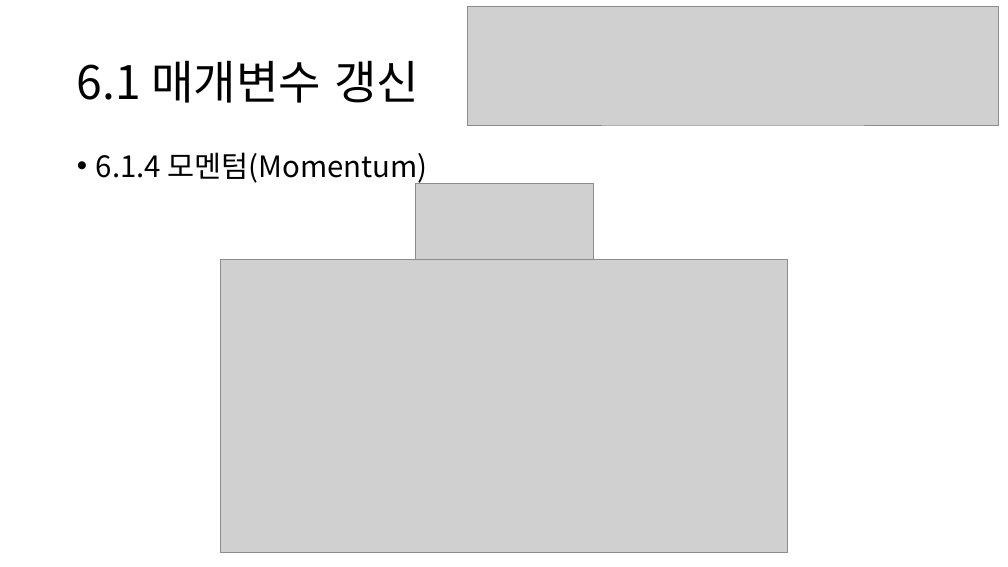
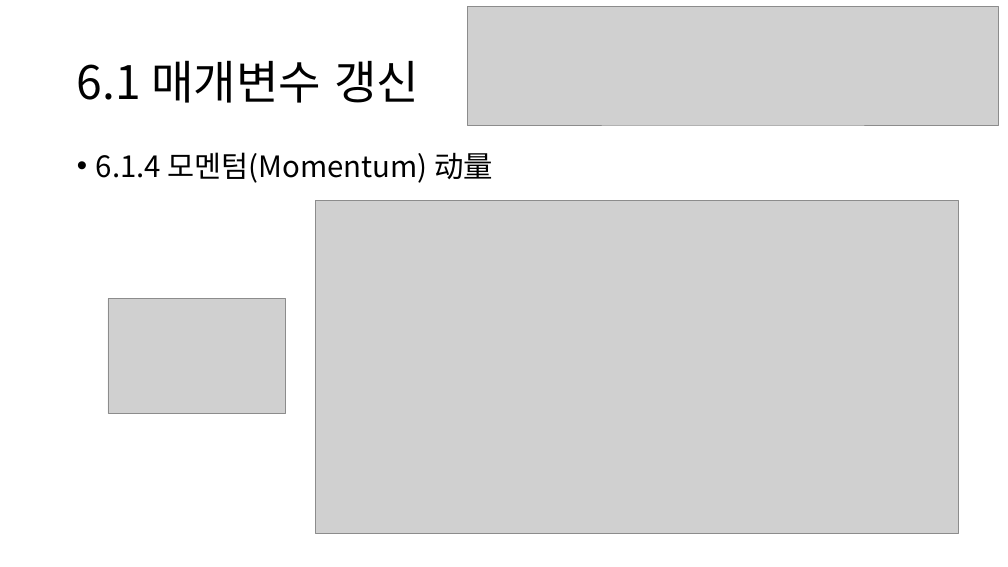
Before and after one commit to DL-StudyGroup/deep_learning_from_scratch, a slide deck: slide 12 of presentation/Week09.학습 관련 기술들.pptx (slide 11 before the commit). Drawn at 1008x567 pixels with LibreOffice and Linux fonts; fonts in the diff are those of the drawing; grey boxes stand for pictures. Boxes give left, top, right and bottom in pixels: in the first picture for what was removed or moved away, otherwise in the second. Text is boxed around its words. In the diff, an @@ line names an element or a change of style, - is before the commit and + after.

```diff
--- a/presentation/Week09.학습 관련 기술들.pptx
+++ b/presentation/Week09.학습 관련 기술들.pptx
@@ text at bbox=[96, 152, 493, 183]: text changed @@
-• 6.1.4 모멘텀(Momentum)
+• 6.1.4 모멘텀(Momentum) 动量
@@ picture: place and size @@
-picture at bbox=[221, 259, 787, 553]
+picture at bbox=[316, 200, 959, 533]
@@ picture: place and size @@
-picture at bbox=[415, 183, 593, 298]
+picture at bbox=[108, 299, 286, 414]
```
Also in this commit, not shown: 14 other slides changed, 6 slides added, 1 slide removed.
